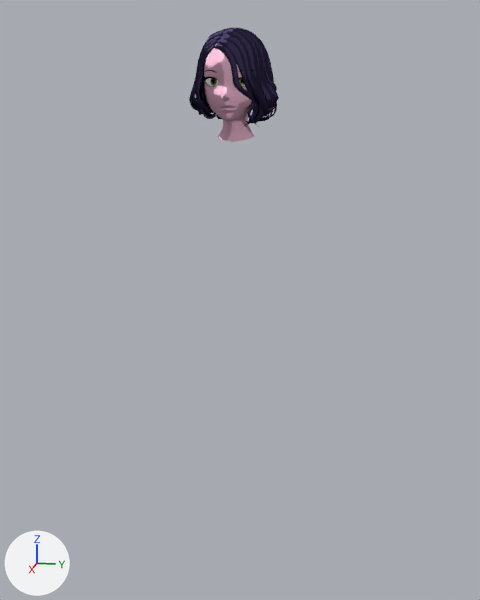
Before and after pictures for a commit that changed the Blender file Narcissa 3.1/charactermodel/attempt2.blend.
Camera for both pictures: a 50 mm camera at (77.1, 16.9, -5.2) aimed at (-4.4, 0.6, -25.6). Every picture has the same lights, and +X, +Y and +Z are marked at lower left.

Objects in the first picture: 'Hair', 'face'.
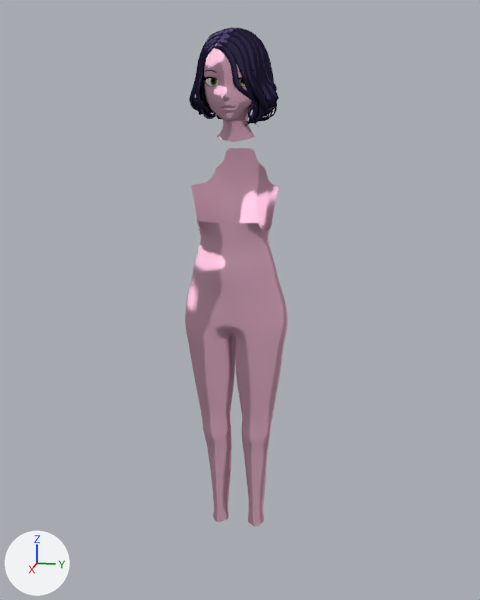
Where the change shows, as pixel boxes [x1, y1, x2, y2] in the pictures (480 x 600 px):
'BODY', added
    after: [185, 148, 288, 526]

What changed in the scene script:
```text
Add me_plane_059:
    me_plane_059.from_pydata(...)  # 481 vertices, 398 faces, 51 loose edges; spans x -9.2..1.5, y -15.6..0.0, z -62.8..-5.1
    me_plane_059.polygons.foreach_set('use_smooth', [True] * 398)
    me_plane_059.materials.append(mat_material_001)
Add ob_body:
    ob_body = bpy.data.objects.new('BODY', me_plane_059)
    ob_body.location = (0.0, 0.0, 0.0)
    _m = ob_body.modifiers.new('Mirror', 'MIRROR')
    _m.use_axis = (False, True, False)
    _m.use_clip = True
    _m = ob_body.modifiers.new('Subdivision', 'SUBSURF')
    _m.render_levels = 1
```
